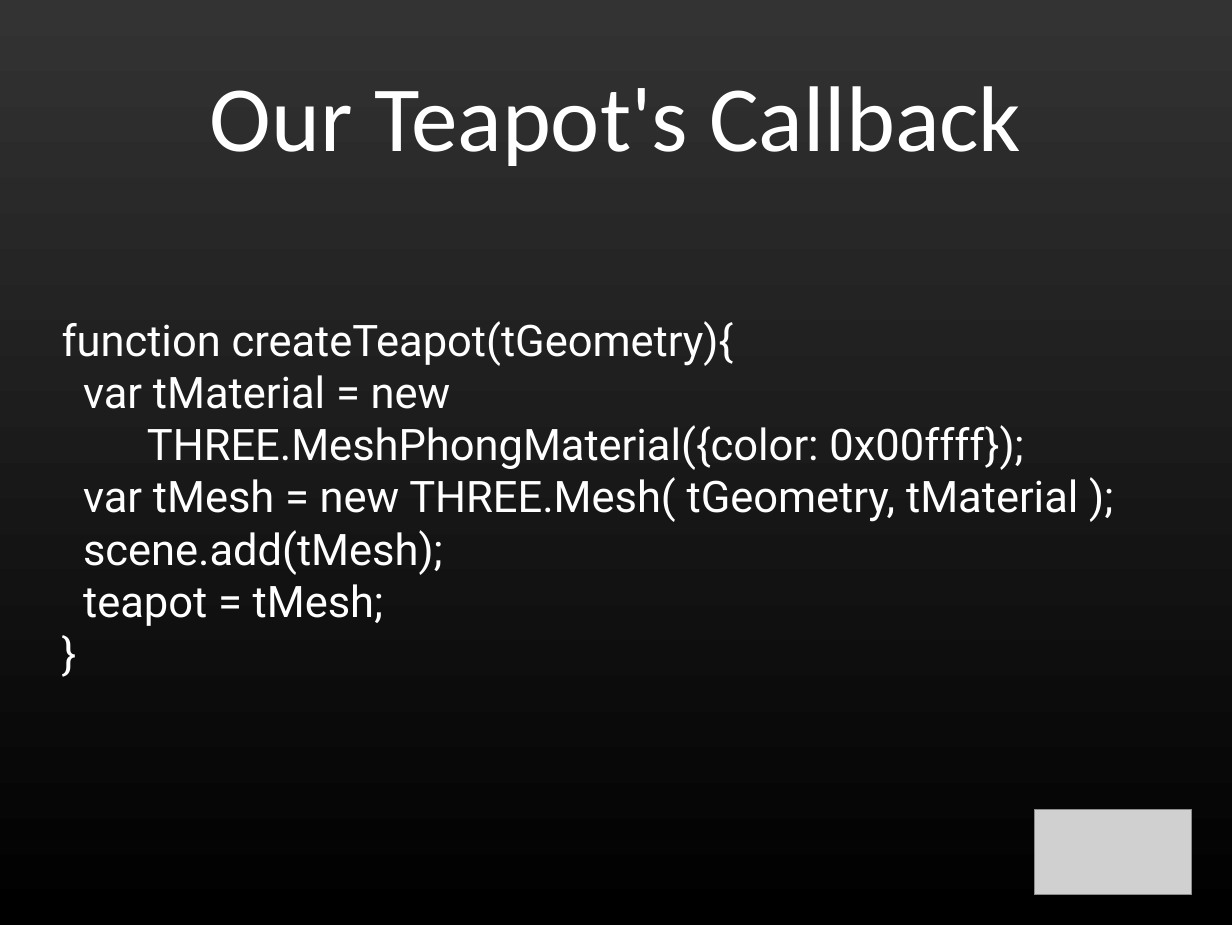
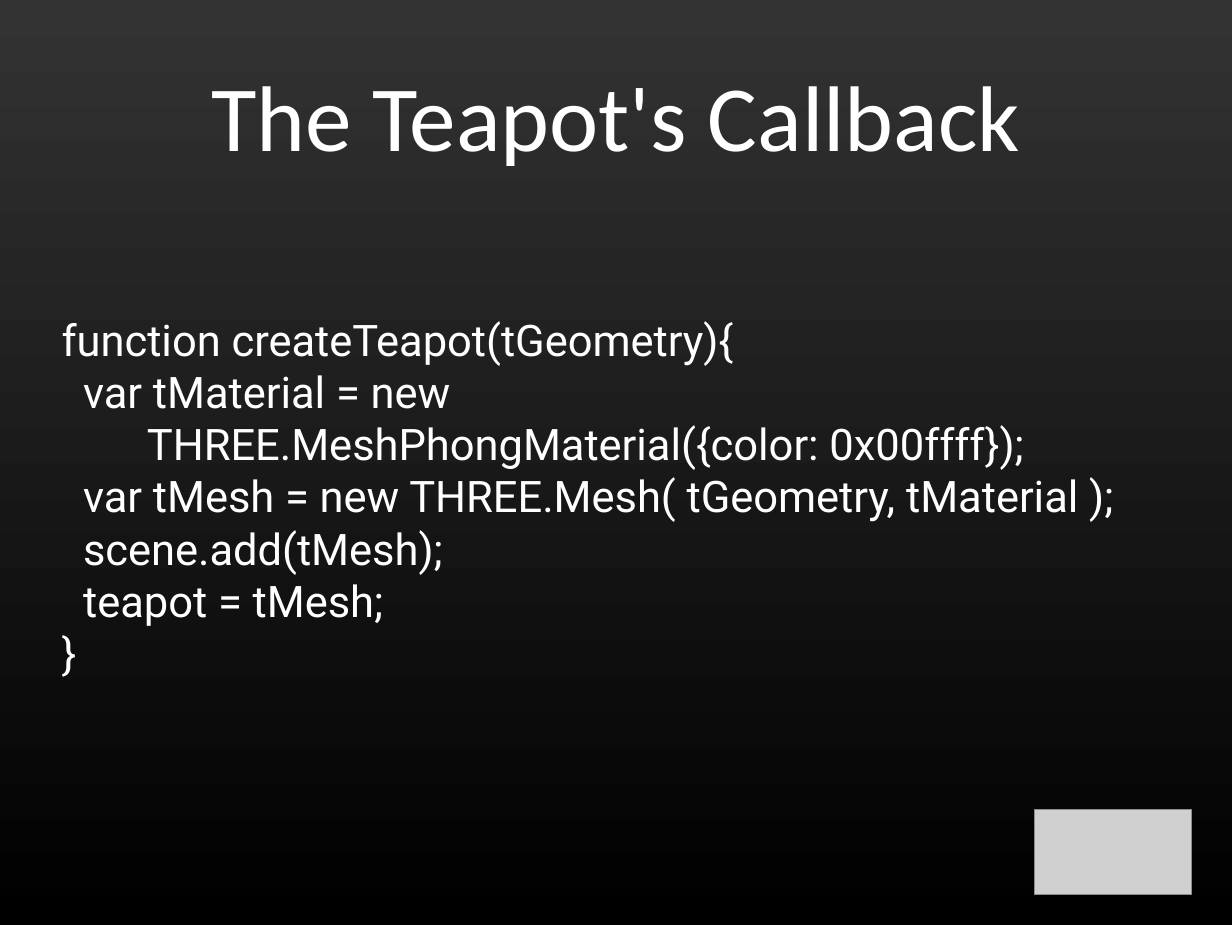
Before and after one commit to shegeek/teapots_can_fly, a slide deck: slide 21 of slides/teapots_can_fly-slides.odp. Drawn at 1232x925 pixels with LibreOffice and Linux fonts; fonts in the diff are those of the drawing; grey boxes stand for pictures. Boxes give left, top, right and bottom in pixels: in the first picture for what was removed or moved away, otherwise in the second. Text is boxed around its words. In the diff, an @@ line names an element or a change of style, - is before the commit and + after.

```diff
--- a/slides/teapots_can_fly-slides.odp
+++ b/slides/teapots_can_fly-slides.odp
@@ title at (211,86,1020,166): text changed @@
-Our Teapot's Callback
+The Teapot's Callback
```
Also in this commit, not shown: 5 other slides changed, 4 slides added, 2 other files.
